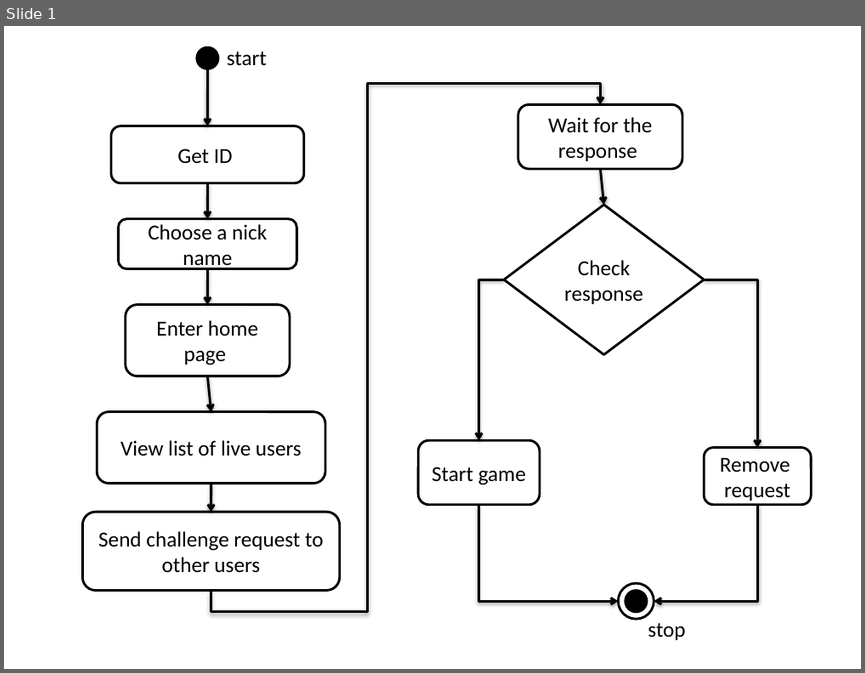
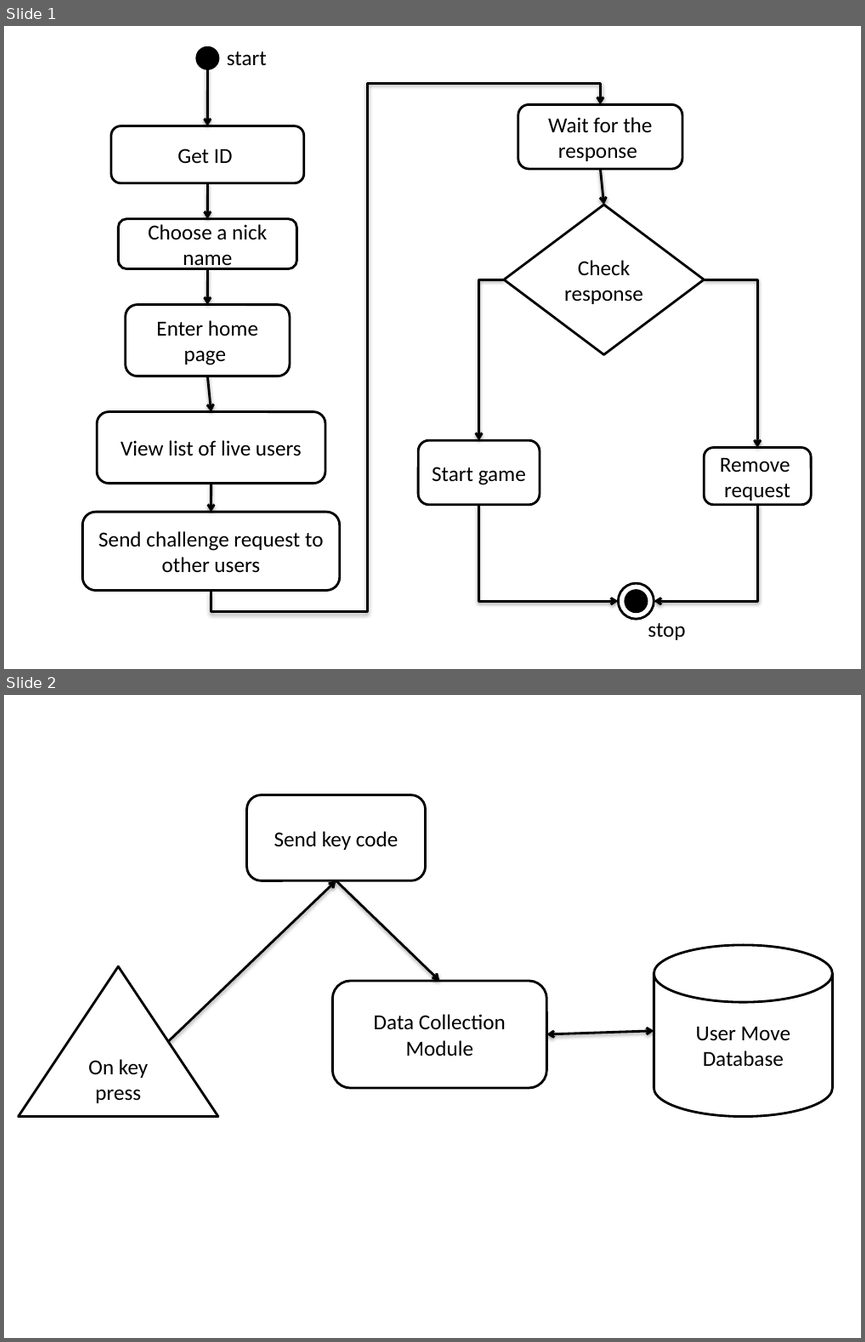
Before and after one commit to Greeny6092/Mini-Project-sem7-, a slide deck: Report/diagrams.pptx. Shown one above the other, each under a label of ours: slide 1 before the commit, slides 1 and 2 after it. The pictures are 865x673 and 865x1342 pixels, drawn with LibreOffice and Linux fonts; fonts in the diff are those of the drawing. Boxes give left, top, right and bottom in pixels: in the first picture for what was removed or moved away, otherwise in the second. Text is boxed around its words. In the diff, an @@ line names an element or a change of style, - is before the commit and + after.

```diff
--- a/Report/diagrams.pptx
+++ b/Report/diagrams.pptx
@@ slide 2 added at (4,695,861,1338), background #FFFFFF @@
@@ rounded rectangle added at (246,795,425,881), outline #000000 2 pt, 18 pt, text #000000 @@
+Send key code
@@ arrow added from (169, 1041) to (336, 881), #000000 2 pt @@
@@ arrow added from (336, 881) to (439, 981), #000000 2 pt @@
@@ cylinder added at (653,945,832,1117), outline #000000 2 pt, 18 pt, text #000000 @@
+User Move Database
@@ triangle added at (18,967,218,1117), outline #000000 2 pt, 18 pt, text #000000 @@
+On key press
@@ rounded rectangle added at (332,981,546,1088), outline #000000 2 pt, 18 pt, text #000000 @@
+Data Collection Module
@@ double arrow added from (546, 1034) to (653, 1031), #000000 2 pt @@
```
Also in this commit, not shown: 2 other slides added, 10 other files.
